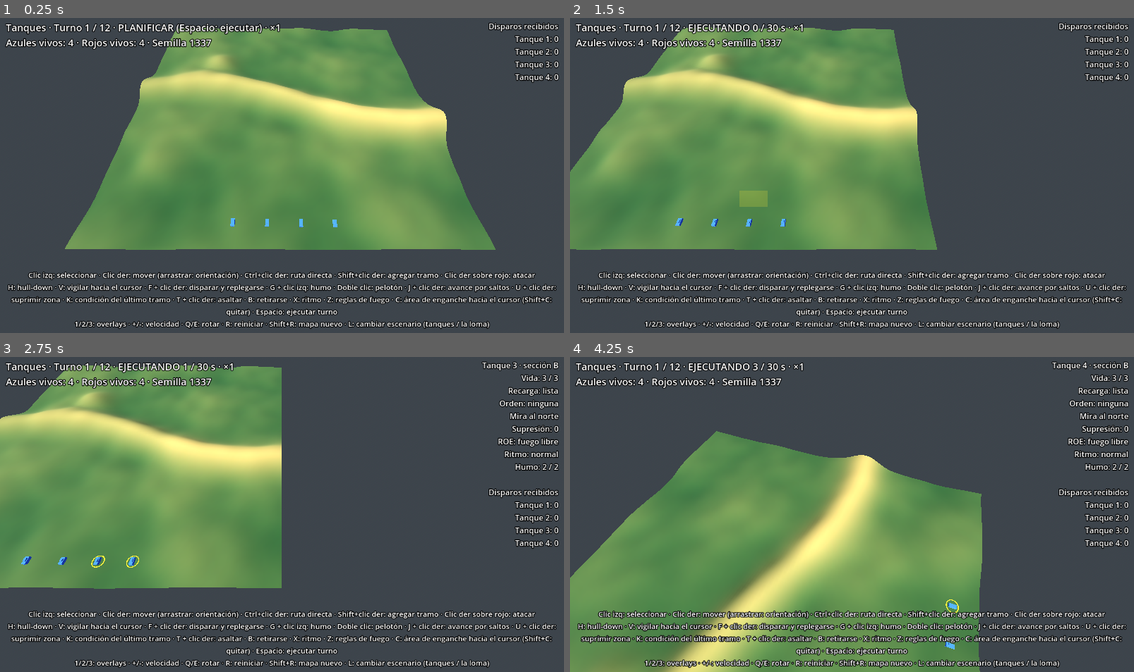
Above: before the commit, frames 1-4 (two rows, left to right).
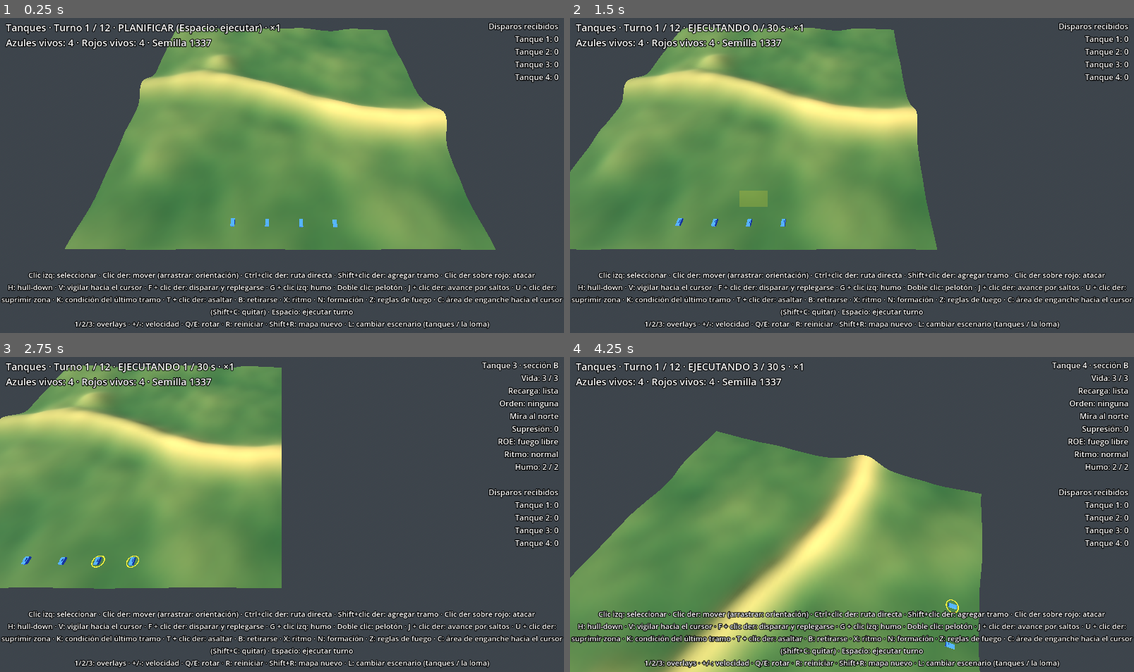
Above: after the commit, the same moments.

Repository: LeandroK99/Demogamev1
Game: Godot game, scene res://main.tscn
Same seed, same stepped clock (60 frames per second), same inputs: the game is played once before the commit and once after it.
Inputs (mouse positions are in pixels of both pictures, inside the frame that each line leads up to):
- Up to frame 1 (0.25 s): no input
- Up to frame 2 (1.5 s): tap Enter at 0.5 s; move the mouse to (976, 159) at 0.52 s; hold D 0.53-1.25 s; tap N at 0.6 s; click (976, 159) at 0.67 s; tap Space at 0.77, 0.8, 1.07 s; drag from (739, 191) to (823, 238) at 1.27 s
- Up to frame 3 (2.75 s): move the mouse to (338, 445) at 2.02 s; hold D from 2.03 s (still down); tap N at 2.1 s; tap Space at 2.3 s
- Up to frame 4 (4.25 s): release D at 2.75 s; drag from (823, 577) to (682, 467) at 2.77 s; move the mouse to (1021, 561) at 3.52 s; hold A from 3.53 s (still down); hold E from 3.53 s (still down); tap Space at 3.77, 3.8, 4.07 s

The runs differ from the first frame. In frame 1, 1.7% of the frame differs, in the area x 0-100%, y 88-95%; in frame 2, 1.7%; in frame 3, 1.7%; in frame 4, 2.0%.

Commit message:
fase 35: vistas de soldados y microcobertura, HUD por soldado, tecla N, detección escalonada
Co-Authored-By: Claude Opus 5.5 <noreply@anthropic.com>
Claude-Session: https://claude.ai/code/session_01FRAVKPY78grxLMWDVvAnAv

Diff:
--- a/game/cover_view.gd
+++ b/game/cover_view.gd
@@ -6,6 +6,8 @@
 const COLOR_TREE: Color = Color(0.16, 0.36, 0.14)
 const COLOR_WALL: Color = Color(0.55, 0.52, 0.47)
 const COLOR_PIT: Color = Color(0.2, 0.16, 0.12)
+const COLOR_ROCK: Color = Color(0.48, 0.47, 0.45)
+const COLOR_BUSH: Color = Color(0.22, 0.42, 0.16)
 
 
 func setup(cm: CoverMap, hf: HeightField) -> void:
@@ -38,6 +40,40 @@
 	_add(pit, COLOR_PIT, pits, 0.05)
 
 
+## Microcobertura: rocas, arbustos y cráteres sueltos (los muros, los pozos y los troncos ya se
+## ven con la cobertura de 4 m).
+func setup_micro(mc: MicroCover, hf: HeightField) -> void:
+	var rocks: Array[Vector3] = []
+	var bushes: Array[Vector3] = []
+	var craters: Array[Vector3] = []
+	for y: int in mc.size:
+		for x: int in mc.size:
+			var t: int = mc.types[y * mc.size + x]
+			if t != MicroCover.Type.ROCK and t != MicroCover.Type.BUSH and t != MicroCover.Type.CRATER:
+				continue
+			var m: Vector2 = MicroCover.center_m(Vector2i(x, y))
+			var p: Vector3 = Vector3(m.x, hf.height_at(m / Config.CELL_SIZE), m.y)
+			match t:
+				MicroCover.Type.ROCK:
+					rocks.append(p)
+				MicroCover.Type.BUSH:
+					bushes.append(p)
+				MicroCover.Type.CRATER:
+					craters.append(p)
+	var rock: BoxMesh = BoxMesh.new()
+	rock.size = Vector3(0.9, Config.MICRO_ROCK_H, 0.9)
+	var bush: SphereMesh = SphereMesh.new()
+	bush.radius = 0.6
+	bush.height = Config.MICRO_BUSH_H
+	var crater: CylinderMesh = CylinderMesh.new()
+	crater.top_radius = 0.6
+	crater.bottom_radius = 0.6
+	crater.height = 0.08
+	_add(rock, COLOR_ROCK, rocks, Config.MICRO_ROCK_H * 0.5)
+	_add(bush, COLOR_BUSH, bushes, Config.MICRO_BUSH_H * 0.5)
+	_add(crater, COLOR_PIT, craters, 0.04)
+
+
 func _add(mesh: PrimitiveMesh, color: Color, points: Array[Vector3], lift: float) -> void:
 	if points.is_empty():
 		return
--- a/game/hud.gd
+++ b/game/hud.gd
@@ -4,7 +4,7 @@
 
 const PLAYER_SIDE: int = 0
 const HELP: String = "Clic izq: seleccionar · Clic der: mover (arrastrar: orientación) · Ctrl+clic der: ruta directa · Shift+clic der: agregar tramo · Clic der sobre rojo: atacar\n" \
-	+ "H: hull-down · V: vigilar hacia el cursor · F + clic der …(175 unchanged characters)… er: asaltar · B: retirarse · X: ritmo · Z: reglas de fuego · C: área de enganche …(188 unchanged characters)…
+	+ "H: hull-down · V: vigilar hacia el cursor · F + clic der …(175 unchanged characters)… er: asaltar · B: retirarse · X: ritmo · N: formación · Z: reglas de fuego · C: área de enganche …(188 unchanged characters)…
 const ORDER_NAMES: Dictionary = {
 	Unit.Order.NONE: "ninguna",
 	Unit.Order.MOVE: "mover",
@@ -25,6 +25,11 @@
 	Unit.Pace.CAUTIOUS: "cauto",
 }
 
+const FORMATION_NAMES: Dictionary = {
+	Unit.Formation.WEDGE: "cuña",
+	Unit.Formation.FILE: "fila india",
+	Unit.Formation.LINE: "línea",
+}
 const ROE_NAMES: Dictionary = {
 	Unit.Roe.FREE: "fuego libre",
 	Unit.Roe.RETURN_FIRE: "solo si le disparan",
@@ -124,6 +129,35 @@
 	return "?"
 
 
+
+## Escuadra: cuántos soldados en condiciones hay de pie, agachados y cuerpo a tierra, y cuántos cubiertos.
+static func soldiers_text(u: Unit) -> String:
+	var counts: Array[int] = [0, 0, 0]
+	var covered: int = 0
+	var pinned: int = 0
+	for s: Soldier in u.soldiers:
+		if not s.is_ok():
+			continue
+		counts[s.posture] += 1
+		if s.has_cover and s.protected and not s.moving:
+			covered += 1
+		if s.suppression >= Config.PINNED:
+			pinned += 1
+	var out: String = "De pie %d · agachados %d · cuerpo a tierra %d · cubiertos %d" % [counts[0], counts[1], counts[2], covered]
+	if pinned > 0:
+		out += " · clavados %d" % pinned
+	return out
+
+
+## " (2 heridos)" si la escuadra tiene heridos.
+static func wounded_text(u: Unit) -> String:
+	var n: int = 0
+	for s: Soldier in u.soldiers:
+		if s.state == Soldier.State.WOUNDED:
+			n += 1
+	return " (%d herido%s)" % [n, "" if n == 1 else "s"] if n > 0 else ""
+
+
 ## Rumbo de la grilla como punto cardinal (y crece hacia el sur).
 static func compass(dir: Vector2) -> String:
 	const NAMES: Array[String] = ["este", "sureste", "sur", "suroeste", "oeste", "noroeste", "norte", "noreste"]
@@ -154,7 +188,7 @@
 		if input_controller.selected_platoon() != null:
 			lines.append("Pelotón completo (%d tanques)" % input_controller.selected_ids.size())
 		lines.append("%s %d · sección %s" % [unit_name(sel), sel.id + 1, Platoon.section_letter(plt.section_of(sel.id) if plt != null else -1)])
-		lines.append("%s: %d / %d" % ["Hombres" if sel.is_infantry() else "Vida", sel.hp, sel.max_hp()])
+		lines.append("%s: %d / %d%s" % ["Hombres" if sel.is_infantry() else "Vida", sel.hp, sel.max_hp(), wounded_text(sel)])
 		lines.append("Recarga: %s" % ("lista" if sel.reload_left <= 0.0 else "%.1f s" % sel.reload_left))
 		var order_text: String = ORDER_NAMES.get(sel.order, "?")
 		if sel.is_infantry() and sel.order == Unit.Order.HULLDOWN:
@@ -164,7 +198,8 @@
 		lines.append("Orden: %s" % order_text)
 		lines.append("Mira al %s" % compass(sel.heading))
 		if sel.is_infantry():
-			lines.append("Postura: %s" % ("cuerpo a tierra" if sel.prone else "de pie"))
+			lines.append(soldiers_text(sel))
+			lines.append("Formación: %s" % FORMATION_NAMES.get(sel.formation, "?"))
 			var state: String = ""
 			if sel.broken:
 				state = " · QUEBRADA"
--- a/game/input_controller.gd
+++ b/game/input_controller.gd
@@ -126,6 +126,9 @@
 	if key != null and key.pressed and not key.echo and key.physical_keycode == KEY_X:
 		_cycle_pace()
 		return
+	if key != null and key.pressed and not key.echo and key.physical_keycode == KEY_N:
+		_cycle_formation()
+		return
 	if key != null and key.pressed and not key.echo and key.physical_keycode == KEY_T:
 		if world.phase == SimWorld.Phase.PLAN and not selected_ids.is_empty():
 			pending_mode = "assault"
@@ -347,6 +350,20 @@
 	var next: int = (u.pace + 1) % Unit.Pace.size()
 	for id: int in selected_ids:
 		world.set_pace(id, next)
+
+
+## N: formación siguiente (cuña, fila india, línea) para las escuadras seleccionadas.
+func _cycle_formation() -> void:
+	var u: Unit = null
+	for id: int in selected_ids:
+		if world.get_unit(id).is_infantry():
+			u = world.get_unit(id)
+			break
+	if u == null or world.phase != SimWorld.Phase.PLAN:
+		return
+	var next: int = (u.formation + 1) % Unit.Formation.size()
+	for id: int in selected_ids:
+		world.set_formation(id, next)
 
 
 ## C: área de enganche hacia el cursor (arco centrado en el cursor y distancia máxima
--- a/game/main.gd
+++ b/game/main.gd
@@ -72,11 +72,13 @@
 		var cover_view: CoverView = CoverView.new()
 		_game_root.add_child(cover_view)
 		cover_view.setup(world.cover, height_field)
+		if world.micro != null:
+			cover_view.setup_micro(world.micro, height_field)
 
 	for u: Unit in world.units:
 		var v: UnitView = UnitView.new()
 		_game_root.add_child(v)
-		v.setup(u, height_field)
+		v.setup(u, height_field, world)
 		unit_views.append(v)
 
 	overlay = Overlay.new()
--- a/game/turn_controller.gd
+++ b/game/turn_controller.gd
@@ -51,12 +51,12 @@
 		while _accum >= Config.TICK:
 			_accum -= Config.TICK
 			for v: UnitView in unit_views:
-				v.prev_pos = v.unit.pos
+				v.remember()
 			world.step()
 			if world.phase == SimWorld.Phase.PLAN or world.game_over:
 				_accum = 0.0
 				for v: UnitView in unit_views:
-					v.prev_pos = v.unit.pos
+					v.remember()
 				plan_started.emit()
 				break
 	for e: Dictionary in world.shot_events:
--- a/game/unit_view.gd
+++ b/game/unit_view.gd
@@ -1,7 +1,8 @@
 class_name UnitView
 extends Node3D
-## Vista de una unidad: tanque (caja de casco + torreta) o escuadra (caja baja y ancha con
-## el número de hombres encima), y anillo de selección.
+## Vista de una unidad: tanque (caja de casco + torreta) o escuadra (un muñeco por soldado, con
+## su postura, y el número de hombres encima), y anillo de selección. De una escuadra enemiga
+## se dibujan solo los soldados que el jugador ve; de fantasma, una caja en la última celda conocida.
 ## Modos de niebla: normal, fantasma (última posición conocida), oculto, restos.
 
 enum Display { NORMAL, GHOST, HIDDEN, WRECK }
@@ -22,14 +23,22 @@
 var _hull: MeshInstance3D
 var _turret: MeshInstance3D
 var _label: Label3D # hombres de la escuadra (solo infantería)
+var world: SimWorld = null # para saber qué soldados enemigos ve el jugador
+var player_side: int = 0
+var _soldiers: Array[MeshInstance3D] = []
+var _soldier_prev: Array[Vector2] = []
+var _mat_wounded: StandardMaterial3D = StandardMaterial3D.new()
+var _mat_dead: StandardMaterial3D = StandardMaterial3D.new()
+var _mode: int = Display.NORMAL
 var _mat_normal: StandardMaterial3D = StandardMaterial3D.new()
 var _mat_ghost: StandardMaterial3D = StandardMaterial3D.new()
 var _mat_wreck: StandardMaterial3D = StandardMaterial3D.new()
 
 
-func setup(p_unit: Unit, hf: HeightField) -> void:
+func setup(p_unit: Unit, hf: HeightField, p_world: SimWorld = null) -> void:
 	unit = p_unit
 	height_field = hf
+	world = p_world
 	prev_pos = unit.pos
 	var color: Color = COLOR_BLUE if unit.side == 0 else COLOR_RED
 	_mat_normal.albedo_color = color
@@ -37,6 +46,8 @@
 	_mat_ghost.transparency = BaseMaterial3D.TRANSPARENCY_ALPHA
 	_mat_ghost.shading_mode = BaseMaterial3D.SHADING_MODE_UNSHADED
 	_mat_wreck.albedo_color = Color(0.12, 0.11, 0.1)
+	_mat_wounded.albedo_color = color.darkened(0.45)
+	_mat_dead.albedo_color = Color(0.18, 0.16, 0.14)
 	var mat: StandardMaterial3D = _mat_normal
 
 	var inf: bool = unit.is_infantry()
@@ -57,12 +68,28 @@
 		_label.position.y = 4.0
 		add_child(_label)
 
+	if inf:
+		# Un muñeco por soldado (el jefe y la ametralladora, más anchos) que se achata según la postura
+		_hull.visible = false # la caja de la escuadra queda solo para el fantasma
+		var body: BoxMesh = BoxMesh.new()
+		body.size = Vector3(0.6, 1.0, 0.6)
+		var mg_body: BoxMesh = BoxMesh.new()
+		mg_body.size = Vector3(0.9, 1.0, 0.9)
+		for s: Soldier in unit.soldiers:
+			var mi: MeshInstance3D = MeshInstance3D.new()
+			mi.mesh = mg_body if s.role == Soldier.Role.MG or s.role == Soldier.Role.LEADER else body
+			mi.material_override = mat
+			add_child(mi)
+			_soldiers.append(mi)
+			_soldier_prev.append(s.pos)
+
 	var turret_mesh: BoxMesh = BoxMesh.new()
 	turret_mesh.size = Vector3(1.0, 0.5, 1.0) if inf else Vector3(2.2, 0.9, 3.0)
 	turret_mesh.material = mat
 	_turret = MeshInstance3D.new()
 	_turret.mesh = turret_mesh
 	_turret.position = Vector3(0.0, 1.05, -1.4) if inf else Vector3(0.0, 2.65, -0.4)
+	_turret.visible = not inf
 	add_child(_turret)
 
 	var ring_mesh: TorusMesh = TorusMesh.new()
@@ -83,7 +110,10 @@
 ## Copia posición y orientación desde la simulación (alpha: 0..1 entre el tick anterior y el actual).
 func sync_from_sim(alpha: float = 1.0) -> void:
 	_place(prev_pos.lerp(unit.pos, alpha))
-	rotation.y = atan2(-unit.heading.x, -unit.heading.y)
+	if not unit.is_infantry():
+		rotation.y = atan2(-unit.heading.x, -unit.heading.y)
+	else:
+		_sync_soldiers(alpha)
 	if _label != null:
 		var mark: String = ""
 		if unit.broken:
@@ -92,7 +122,41 @@
 			mark = " ▼"
 		_label.text = "%d%s" % [unit.hp, mark]
 		_label.modulate = Color.WHITE.lerp(Color(1.0, 0.35, 0.2), clampf(unit.suppression / 100.0, 0.0, 1.0))
-		_hull.scale.y = 0.5 if unit.prone else 1.0
+
+
+## Guarda las posiciones del tick actual (para interpolar hasta el siguiente).
+func remember() -> void:
+	prev_pos = unit.pos
+	for i: int in _soldiers.size():
+		_soldier_prev[i] = unit.soldiers[i].pos
+
+
+## Cada muñeco en su soldado (en coordenadas locales del ancla), con la altura de su postura.
+func _sync_soldiers(alpha: float) -> void:
+	var enemy: bool = unit.side != player_side and world != null
+	for i: int in _soldiers.size():
+		var s: Soldier = unit.soldiers[i]
+		var mi: MeshInstance3D = _soldiers[i]
+		var p: Vector2 = _soldier_prev[i].lerp(s.pos, alpha)
+		var ground: float = height_field.height_at(p / Config.CELL_SIZE)
+		if world != null and world.micro != null:
+			ground += InfantrySim.ground_offset(world, p)
+		var h: float = s.top_h() if s.is_ok() else 0.3
+		mi.scale = Vector3(1.0, h, 1.0)
+		if s.posture == Soldier.Posture.PRONE or not s.is_ok():
+			mi.scale = Vector3(1.0, h, 2.2) # acostado: más largo que alto
+		mi.position = Vector3(p.x - position.x, ground + h * 0.5 - position.y, p.y - position.z)
+		mi.rotation.y = atan2(-s.heading.x, -s.heading.y)
+		var shown: bool = _mode == Display.NORMAL or _mode == Display.WRECK
+		if enemy and _mode == Display.NORMAL and s.is_ok():
+			shown = world.inf.is_soldier_visible(player_side, unit.id, s.index)
+		elif enemy and not s.is_ok():
+			shown = _mode != Display.HIDDEN and _mode != Display.GHOST
+		mi.visible = shown
+		if _mode == Display.NORMAL:
+			mi.material_override = _mat_normal if s.is_ok() else (_mat_wounded if s.state == Soldier.State.WOUNDED else _mat_dead)
+		else:
+			mi.material_override = _mat_dead
 
 
 func _place(p: Vector2) -> void:
@@ -103,10 +167,15 @@
 func show_ghost_at(c: Vector2i) -> void:
 	_place(Vector2(c))
 	set_display(Display.GHOST)
+	for mi: MeshInstance3D in _soldiers:
+		mi.visible = false
 
 
 func set_display(mode: int) -> void:
+	_mode = mode
 	visible = mode != Display.HIDDEN
+	if unit.is_infantry():
+		_hull.visible = mode == Display.GHOST # la caja marca la última posición conocida
 	var mat: StandardMaterial3D = _mat_normal
 	if mode == Display.GHOST:
 		mat = _mat_ghost
--- a/sim/infantry_sim.gd
+++ b/sim/infantry_sim.gd
@@ -390,6 +390,22 @@
 		if w.tank_spot_rule(target, d, func() -> bool: return w.analysis.los_m(o.pos, eye, tpos, target.profile_h())):
 			return true
 	return false
+
+
+func round_index() -> int:
+	return _round
+
+
+## Detección escalonada: copia a vis_s lo que el bando veía de esa escuadra la vez anterior.
+## Devuelve si veía a alguno.
+func keep_previous(side: int, enemy: Unit, vis_s: Dictionary) -> bool:
+	var any: bool = false
+	for t: Soldier in enemy.soldiers:
+		var key: int = soldier_key(enemy.id, t.index)
+		if t.is_ok() and visible_soldiers[side].has(key):
+			vis_s[key] = true
+			any = true
+	return any
 
 
 ## ¿El bando ve a ese soldado?
--- a/sim/micro_cover.gd
+++ b/sim/micro_cover.gd
@@ -12,6 +12,8 @@
 var size: int = 0 # micro-celdas por lado
 var types: PackedByteArray = PackedByteArray()
 var heights: PackedFloat32Array = PackedFloat32Array() # altura del obstáculo sobre el terreno (negativa: hundido)
+var _near: PackedByteArray = PackedByteArray() # por celda de 4 m: 1 si hay un obstáculo a <= MICRO_NEAR_M
+var _near_dirty: bool = true
 
 
 func _init(cells: int) -> void:
@@ -61,6 +63,40 @@
 	if in_bounds(c):
 		types[c.y * size + c.x] = t
 		heights[c.y * size + c.x] = type_height(t)
+		_near_dirty = true
+
+
+## ¿Hay algún obstáculo que tape (altura positiva) a <= MICRO_NEAR_M del punto? Si no, la línea de
+## visión ni mira la microcobertura en ese extremo.
+func any_near_m(p_m: Vector2) -> bool:
+	var cells: int = size / Config.MICRO_PER_CELL
+	if _near_dirty:
+		_rebuild_near(cells)
+	var c: Vector2i = Vector2i(roundi(p_m.x / Config.CELL_SIZE), roundi(p_m.y / Config.CELL_SIZE))
+	if c.x < 0 or c.y < 0 or c.x >= cells or c.y >= cells:
+		return false
+	return _near[c.y * cells + c.x] != 0
+
+
+func _rebuild_near(cells: int) -> void:
+	_near_dirty = false
+	_near.resize(cells * cells)
+	_near.fill(0)
+	var r: int = ceili(Config.MICRO_NEAR_M / Config.CELL_SIZE) + 1
+	var per: int = Config.MICRO_PER_CELL
+	for cy: int in cells:
+		for cx: int in cells:
+			var any: bool = false
+			for k: int in per * per:
+				var i: int = (cy * per + k / per) * size + cx * per + k % per
+				if heights[i] > 0.0:
+					any = true
+					break
+			if not any:
+				continue
+			for dy: int in range(maxi(0, cy - r), mini(cells, cy + r + 1)):
+				for dx: int in range(maxi(0, cx - r), mini(cells, cx + r + 1)):
+					_near[dy * cells + dx] = 1
 
 
 func type_at(c: Vector2i) -> int:
--- a/sim/sim_world.gd
+++ b/sim/sim_world.gd
@@ -237,7 +237,10 @@
 ## lo detecta. Tanque contra tanque, ver _can_spot. Si hay soldados de por medio, la detección es
 ## por soldado (ver InfantrySim.spot_squad y soldiers_spot_tank); una escuadra es visible si se ve
 ## a alguno de sus soldados.
-func update_detection() -> void:
+## full = false (durante la ejecución): cada vez se mira solo la mitad de las escuadras enemigas,
+## alternando; las otras conservan lo de la vez anterior (cada escuadra se actualiza cada
+## 2 * DETECTION_INTERVAL_TICKS). Así la detección por soldado cuesta la mitad.
+func update_detection(full: bool = true) -> void:
 	inf.begin_detection(self)
 	for side: int in 2:
 		var vis: Dictionary = {}
@@ -246,7 +249,9 @@
 			if enemy.side == side or not enemy.alive:
 				continue
 			var seen: bool = false
-			if enemy.is_infantry():
+			if enemy.is_infantry() and not full and (enemy.id + inf.round_index()) % 2 == 1:
+				seen = inf.keep_previous(side, enemy, vis_s) and visible_enemies[side].has(enemy.id)
+			elif enemy.is_infantry():
 				seen = inf.spot_squad(self, side, enemy, vis_s)
 			else:
 				for own: Unit in units:
@@ -932,7 +937,7 @@
 	tick_in_turn += 1
 	total_ticks += 1
 	if tick_in_turn % Config.DETECTION_INTERVAL_TICKS == 0:
-		update_detection()
+		update_detection(false)
 	_combat()
 	_check_victory()
 	if not game_over and tick_in_turn >= ticks_per_turn:
--- a/sim/terrain_analysis.gd
+++ b/sim/terrain_analysis.gd
@@ -90,6 +90,8 @@
 	if micro != null:
 		var near: float = minf(Config.MICRO_NEAR_M, dist * 0.5)
 		for from_end: int in 2:
+			if not micro.any_near_m(a if from_end == 0 else b):
+				continue # nada cerca de este extremo
 			var s: float = Config.MICRO_SELF_M
 			while s <= near:
 				var tt: float = s / dist if from_end == 0 else 1.0 - s / dist
--- /dev/null
+++ b/tests/bench_loma.gd
@@ -0,0 +1,20 @@
+extends SceneTree
+## Rendimiento de La loma con soldados (no es un test): 4 turnos con la IA roja.
+## godot --headless --path . --script res://tests/bench_loma.gd
+## El peor tick es el fin de turno (la IA planifica y recalcula la exposición).
+func _initialize() -> void:
+	var w: SimWorld = SimWorld.new(1337, null, true, SimWorld.Scenario.LOMA)
+	var worst: int = 0
+	var total: int = 0
+	var n: int = 0
+	for t: int in 4:
+		w.begin_execute()
+		while w.phase == SimWorld.Phase.EXECUTE and not w.game_over:
+			var t0: int = Time.get_ticks_usec()
+			w.step()
+			var dt: int = Time.get_ticks_usec() - t0
+			worst = maxi(worst, dt)
+			total += dt
+			n += 1
+	print("ticks %d  medio %.2f ms  peor %.2f ms  turno %d" % [n, total / float(n) / 1000.0, worst / 1000.0, w.turn])
+	quit()
--- a/tests/test_soldier_vision.gd
+++ b/tests/test_soldier_vision.gd
@@ -85,3 +85,29 @@
 	tank.moving = true
 	world.update_detection()
 	assert_true(world.visible_enemies[0].has(tank.id), "en marcha, sí")
+
+
+func test_staggered_detection_alternates_squads() -> void:
+	var world: SimWorld = _world()
+	var a: Unit = world.add_unit(0, Vector2(30, 70), Unit.Kind.INFANTRY)
+	var b: Unit = world.add_unit(0, Vector2(50, 70), Unit.Kind.INFANTRY)
+	a.set_posture(Soldier.Posture.STAND)
+	b.set_posture(Soldier.Posture.STAND)
+	world.update_detection(false)
+	world.update_detection(false)
+	assert_true(world.visible_enemies[1].has(a.id) and world.visible_enemies[1].has(b.id), "en dos rondas se miró a las dos")
+	a.set_posture(Soldier.Posture.PRONE) # a 100 m cuerpo a tierra: deja de verse
+	a.pos = Vector2(30, 85)
+	a.snap_soldiers()
+	world.update_detection(false)
+	world.update_detection(false)
+	assert_true(not world.visible_enemies[1].has(a.id), "en dos rondas se actualizó")
+
+
+func test_micro_near_flag() -> void:
+	var mc: MicroCover = MicroCover.new(N)
+	mc.set_type(MicroCover.cell_of(Vector2(100.0, 100.0)), MicroCover.Type.ROCK)
+	assert_true(mc.any_near_m(Vector2(110.0, 100.0)), "a 10 m de una roca")
+	assert_true(not mc.any_near_m(Vector2(200.0, 100.0)), "a 100 m, nada")
+	mc.set_type(MicroCover.cell_of(Vector2(200.0, 100.0)), MicroCover.Type.CRATER)
+	assert_true(not mc.any_near_m(Vector2(200.0, 100.0)), "el cráter no tapa la vista")
Not shown, added: tests/bench_loma.gd.uid
Not shown, changed: docs/PLAN.md
